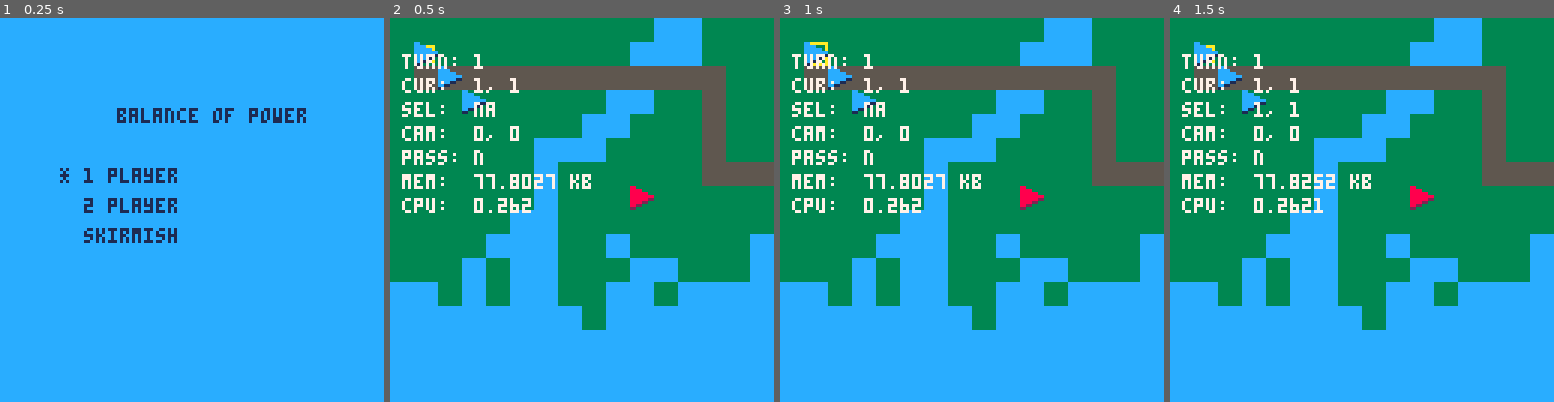
Above: before the commit, frames 1-4 (left to right).
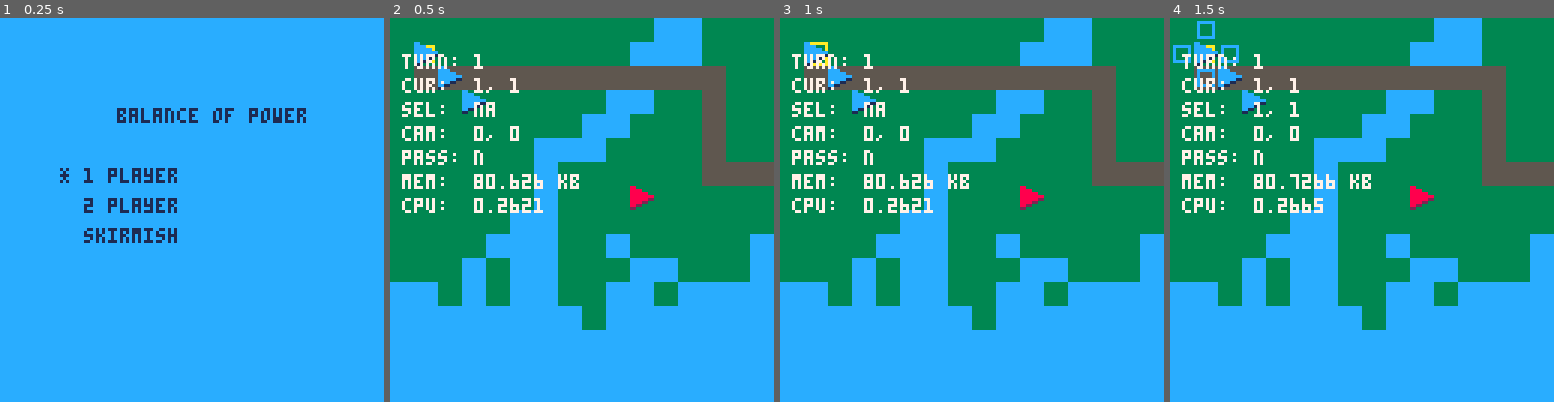
Above: after the commit, the same moments.

Repository: chrisallenlane/balance-of-power
Game: PICO-8 cartridge balance-of-power.p8
The game is run twice, just before and just after one commit, with the same random seed, the same clock (stepped at 60 frames per second) and the same inputs.
Inputs:
- Up to frame 1 (0.25 s): no input
- Up to frame 2 (0.5 s): tap X (X key) at 0.33 s
- Up to frame 3 (1 s): tap O (Z key) at 0.7 s
- Up to frame 4 (1.5 s): tap X (X key) at 1.07 s

Frame 1 is identical in both runs. In frame 2, 0.4% of the frame differs, in the area x 21-53%, y 40-51%; in frame 3, 0.4%; in frame 4, 0.7%, in the area x 0-43%, y 0-50%.

Commit message:
feat(Radius): stub Radius table

Diff:
--- a/balance-of-power.p8
+++ b/balance-of-power.p8
@@ -6,6 +6,7 @@
 Game = { state = { screen = "title" } }
 
 -- externaize non-media assets
+#include src/radius.lua
 #include src/screen.lua
 #include src/screen-battle.lua
 #include src/screen-title.lua
--- a/src/cursor.lua
+++ b/src/cursor.lua
@@ -43,6 +43,7 @@
         -- if a player unit is available beneath the cursor, select it
         if unit and unit.player == Turn.player then
             self.sel = unit
+            Radius:update(unit.cell.x, unit.cell.y, 1)
 
             -- if there is no unit beneath our cursor, and we have a unit
             -- selected, and the terrain beneath our cursor is passable, move the
@@ -51,6 +52,7 @@
             Cell.passable(self.cell.x, self.cell.y, Map.current) then
             -- move the unit
             self.sel:move(self.cell.x, self.cell.y)
+            Radius:clear()
             Units.delay = 30
 
             -- clear the unit selection
--- /dev/null
+++ b/src/radius.lua
@@ -0,0 +1,22 @@
+Radius = {center = {x = nil, y = nil}, radius = nil}
+
+-- draw a radius at the specified coordinates
+function Radius:update(x, y, r)
+    self.center.x = x
+    self.center.y = y
+    self.radius = r
+end
+
+-- reset the radius coordinates
+function Radius:clear()
+    self.center = {}
+    self.radius = nil
+end
+
+function Radius:draw()
+    if not self.center.x or not self.center.y then return end
+    spr(48, (self.center.x + self.radius) * 8, self.center.y * 8)
+    spr(48, (self.center.x - self.radius) * 8, self.center.y * 8)
+    spr(48, self.center.x * 8, (self.center.y + self.radius) * 8)
+    spr(48, self.center.x * 8, (self.center.y - self.radius) * 8)
+end
--- a/src/screen-battle.lua
+++ b/src/screen-battle.lua
@@ -26,6 +26,9 @@
     cls()
     Map:draw()
 
+    -- draw the movement radius
+    Radius:draw()
+
     -- always draw the cursor for player one
     -- only draw the cursor for player 2 when fighting a human enemy
     if Turn.player == 1 or (Turn.player == 2 and not Players[2].cpu) then
Not shown, changed: .luacheckrc
